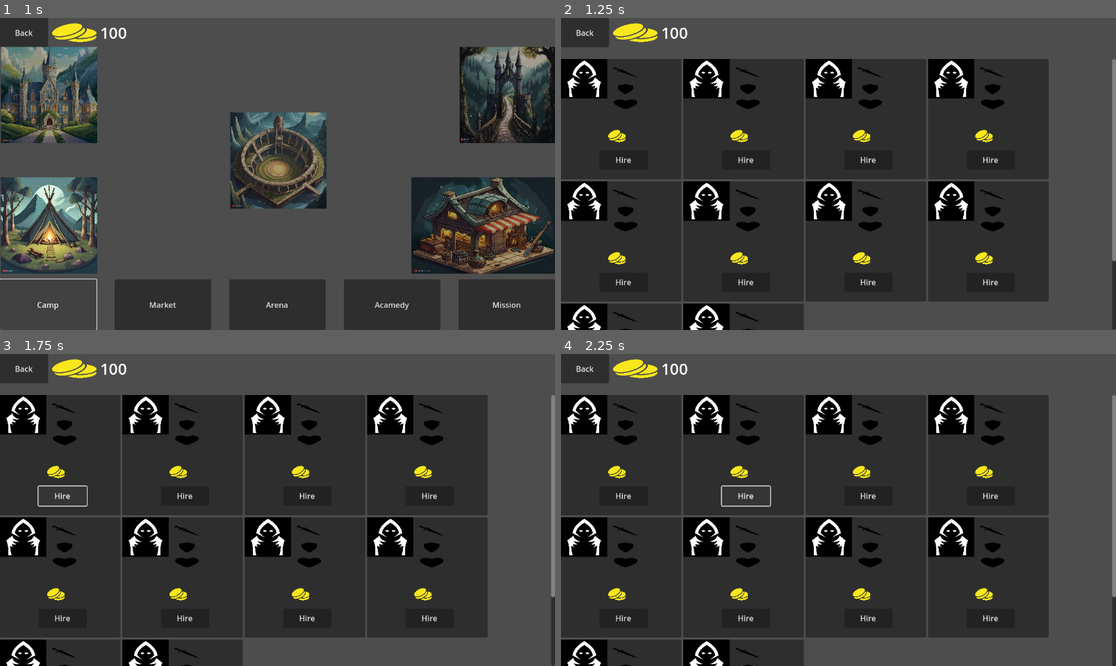
Above: before the commit, frames 1-4 (two rows, left to right).
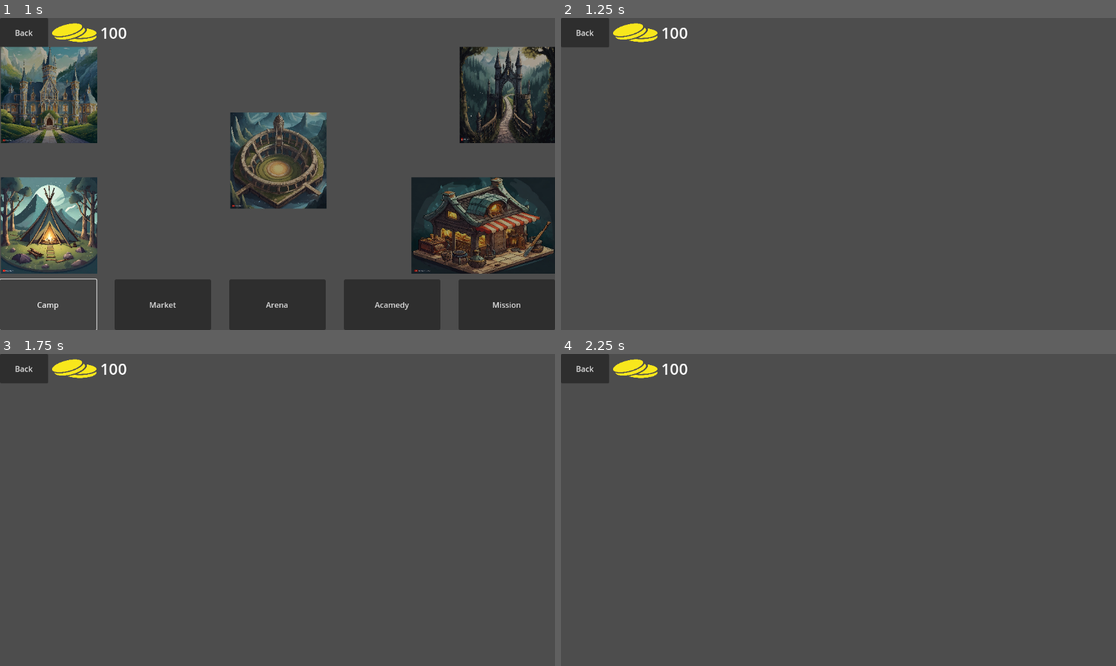
Above: after the commit, the same moments.

Repository: ualisars/ManagementPrototype
Game: Godot game, scene res://Interface/player_interface.tscn
The game is run twice, just before and just after one commit, with the same random seed, the same clock (stepped at 60 frames per second) and the same inputs.
Inputs (mouse positions are in pixels of both pictures, inside the frame that each line leads up to):
- Up to frame 1 (1 s): click "Camp" at 0.5 s
- Up to frame 2 (1.25 s): no input
- Up to frame 3 (1.75 s): click (61, 497) at 1.25 s, where only the run before the commit has a clickable "Hire"
- Up to frame 4 (2.25 s): click (744, 497) at 2 s, where only the run before the commit has a clickable "Hire"

Frame 1 is identical in both runs. In frame 2, 71% of the frame differs, in the area x 0-100%, y 13-100%; in frame 3, 70%; in frame 4, 70%.
Error before the commit: Invalid access to property or key 'cost' on a base object of type 'Nil'. (res://Player.gd:11)

Commit message:
don't show hire button in camp

Diff:
--- a/Interface/character_info.gd
+++ b/Interface/character_info.gd
@@ -32,7 +32,7 @@
 
 
 
-func add_button(button: Button):
+func add_button(button: Button) -> void:
 	button.text = "Hire"
 
 	button.custom_minimum_size.x = 100
@@ -56,7 +56,7 @@
 	size_y: int,
 	position_x: int,
 	position_y: int
-	):
+	) -> void:
 	texture_rect.texture = load(texture_path)
 	texture_rect.expand_mode = TextureRect.EXPAND_IGNORE_SIZE
 
@@ -73,7 +73,7 @@
 	size_y: int,
 	position_x: int,
 	position_y: int
-	):
+	) -> void:
 	label.add_theme_font_size_override("FontSize", 24)
 
 	label.size.x = size_x
@@ -82,7 +82,7 @@
 	label.position.x = position_x
 	label.position.y = position_y
 
-func init_layout():
+func init_layout() -> void:
 	add_image(attack_image, attack_texture_path, 56, 23, 106, 17)
 	add_label(attack_value, 68, 23, 176, 17)
 
@@ -121,10 +121,13 @@
 	add_child(character_image)
 	add_child(hire_button)
 
-func init_characteristics(character_characteristics: Node) -> void:
+func init_characteristics(character_characteristics: Node, show_hire_button: bool = true) -> void:
 	characteristics = character_characteristics
 	attack_value.text = str(character_characteristics.attack)
 	defense_value.text = str(character_characteristics.defense)
 	health_value.text = str(character_characteristics.health)
 	character_name.text = str(character_characteristics.character_name)
 	cost_value.text = str(character_characteristics.cost)
+
+	if not show_hire_button:
+		hire_button.visible = false
--- a/Scenes/camp_scene.gd
+++ b/Scenes/camp_scene.gd
@@ -6,11 +6,8 @@
 
 # Called when the node enters the scene tree for the first time.
 func _ready() -> void:
-	for i in range(10):
-		var slot = CharacterInfoClass.instantiate()
-		grid_container.add_child(slot)
+	for character in Player.party:
+		var character_info = CharacterInfoClass.instantiate()
+		character_info.init_characteristics(character, false)
 
-
-# Called every frame. 'delta' is the elapsed time since the previous frame.
-func _process(delta: float) -> void:
-	pass
+		grid_container.add_child(character_info)
